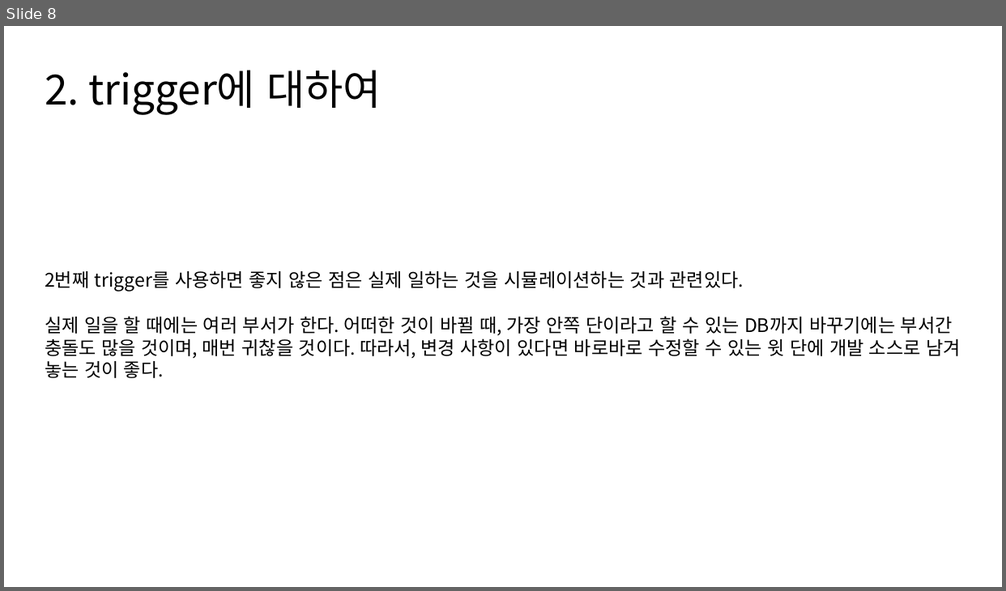
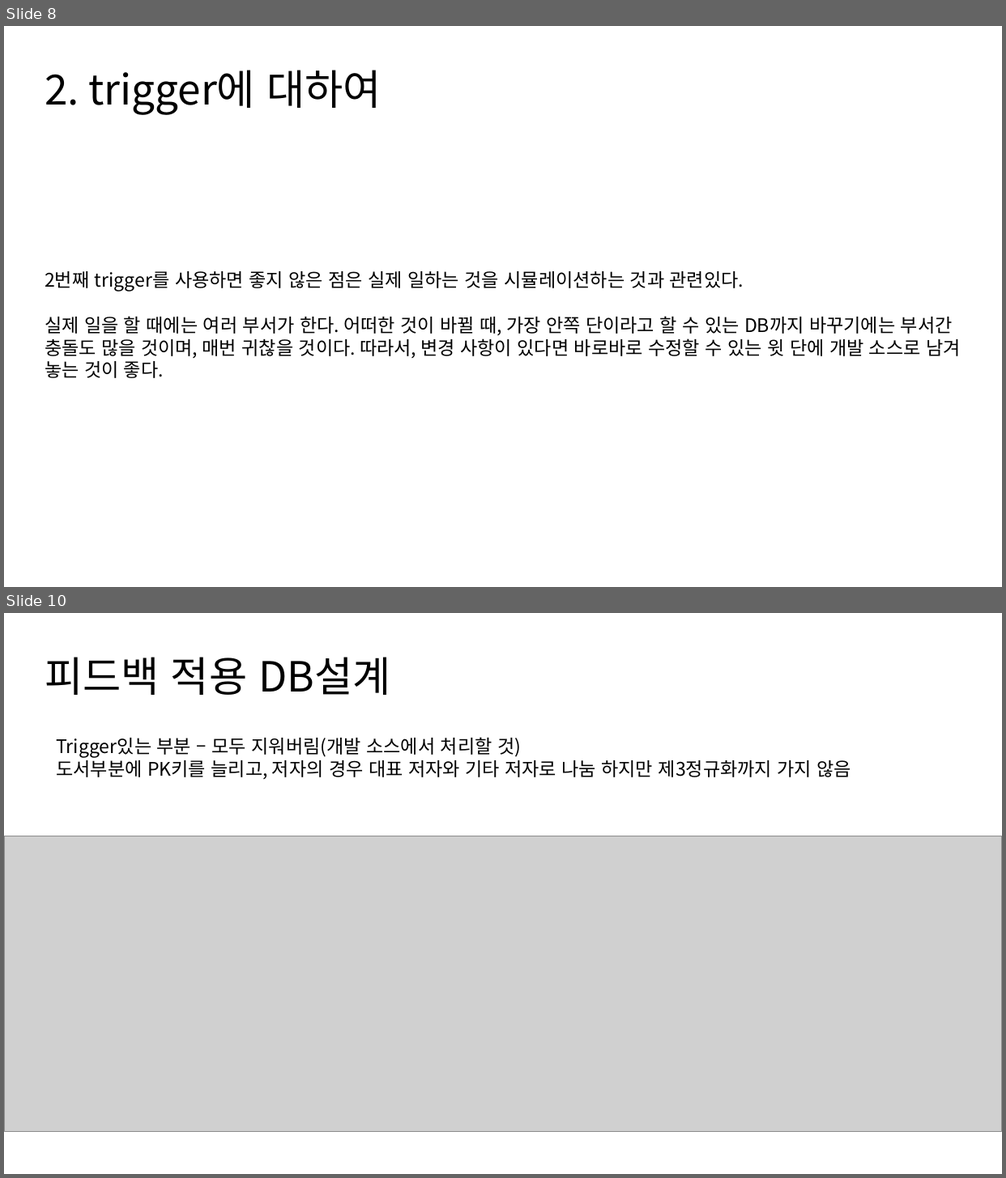
Before and after one commit to mong-head/commento_boot_camp_DBA, a slide deck: 과제3-4사이 추가과제/추가 과제 피드백.pptx. Shown one above the other, each under a label of ours: slide 8 before the commit, slides 8 and 10 after it; the slides between them are not shown. The pictures are 1006x591 and 1006x1178 pixels, drawn with LibreOffice and Linux fonts; fonts in the diff are those of the drawing; grey boxes stand for pictures. Boxes give left, top, right and bottom in pixels: in the first picture for what was removed or moved away, otherwise in the second. Text is boxed around its words. In the diff, an @@ line names an element or a change of style, - is before the commit and + after.

Commit message:
추가 과제(3-4) : 피드백 적용

```diff
--- a/과제3-4사이 추가과제/추가 과제 피드백.pptx
+++ b/과제3-4사이 추가과제/추가 과제 피드백.pptx
@@ slide 10 added at [4, 613, 1002, 1174], background #FFFFFF @@
@@ text added at [44, 657, 391, 695], 40 pt, text #000000 @@
+피드백 적용 DB설계
@@ text added at [56, 737, 851, 779], 18 pt, text #000000 @@
+Trigger있는 부분 – 모두 지워버림(개발 소스에서 처리할 것)
+도서부분에 PK키를 늘리고, 저자의 경우 대표 저자와 기타 저자로 나눔 하지만 제3정규화까지 가지 않음
@@ picture added at [4, 836, 1002, 1131] @@
```
Also in this commit, not shown: 1 other slide added, 2 other files.
